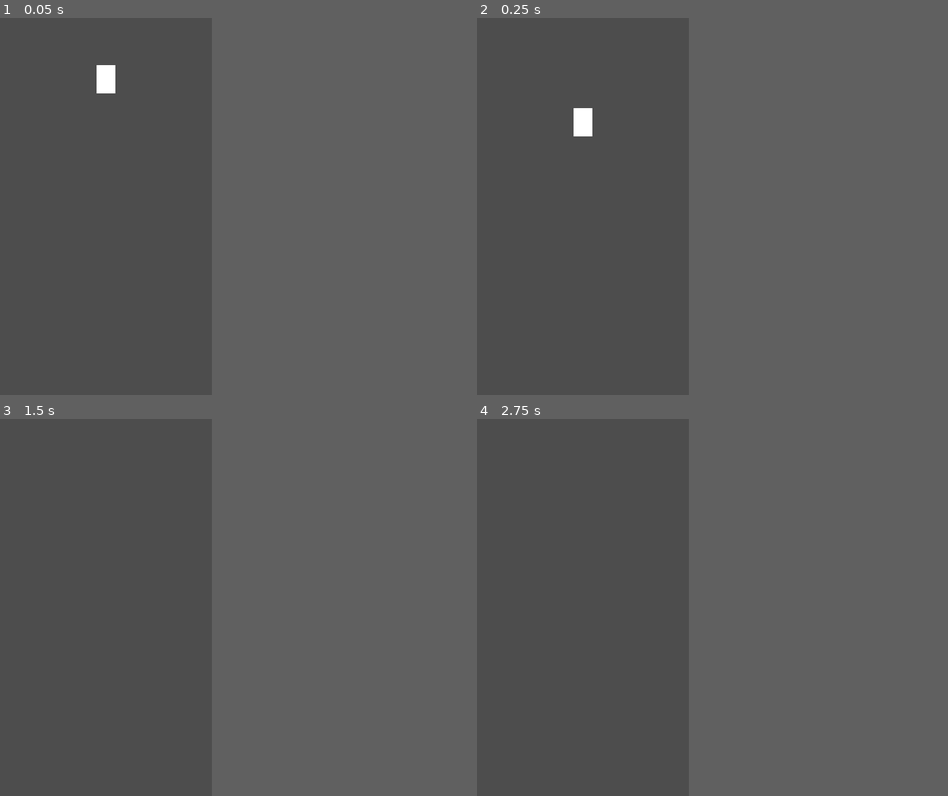
Above: before the commit, frames 1-4 (two rows, left to right).
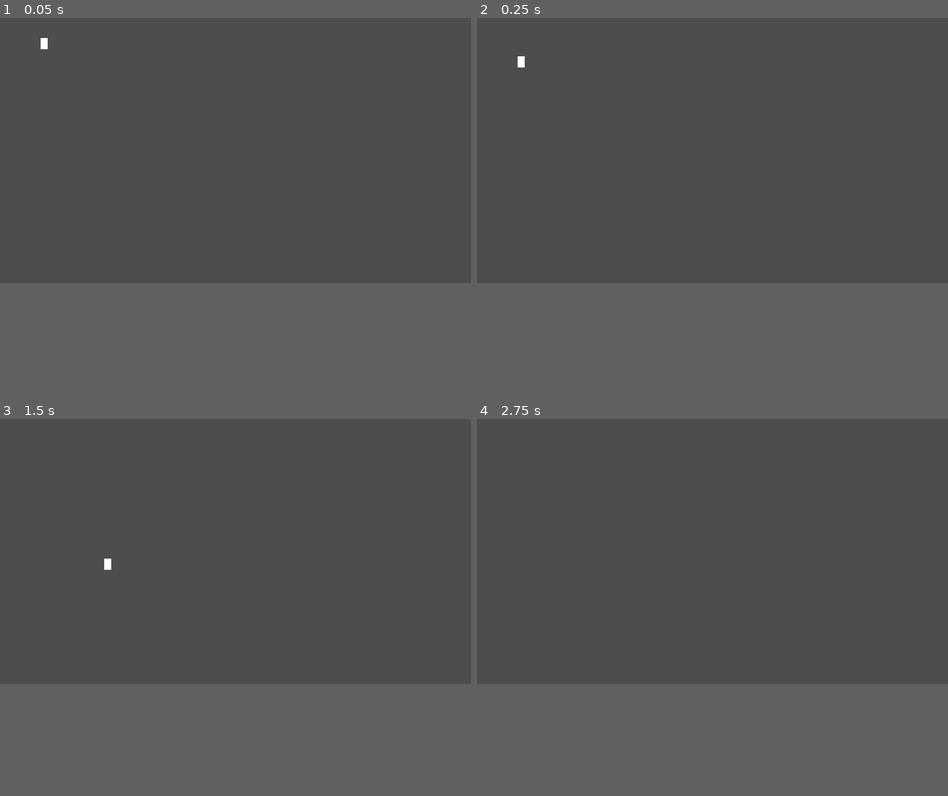
Above: after the commit, the same moments.

Repository: SirEdwards88/sir-edwards-2-the-great-escape
Game: Godot game, scene res://scenes/Main.tscn
Two runs of this game, one before a commit and one after it. Both use one fixed random seed, a clock stepped at 60 frames per second and the inputs below.
Inputs:
- Up to frame 1 (0.05 s): no input
- Up to frame 2 (0.25 s): no input
- Up to frame 3 (1.5 s): tap Enter (ui_accept) at 0.5, 0.77 s; hold Right (ui_right) from 0.53 s (still down)
- Up to frame 4 (2.75 s): tap Enter (ui_accept) at 1.52 s; release Right (ui_right) at 2.03 s; hold Left (ui_left) from 2.03 s (still down)
In our replay, the window is 360x640 before the commit and 800x450 after it. These sizes can differ from the game's own. Grey fills any space a smaller window leaves; there, only what the larger window draws over its background counts as a difference.

The runs differ from the first frame. In frame 1, 0.3% of the frame differs, in the area x 8-25%, y 5-20%; in frame 2, 0.3%; in frame 3, less than 0.1%; in frame 4, only the window size differs.

Commit message:
Resolución de referencia 1920x1080 con aspecto keep
Pasa el viewport de 360x640 a 1920x1080 y el aspecto de expand a keep,
como pide CLAUDE.md. El modo de estiramiento canvas_items se mantiene.

Co-Authored-By: Claude Sonnet 5.5 <noreply@anthropic.com>
Claude-Session: https://claude.ai/code/session_01CAmZ1RTfgKrWaHFAHL2Hhi

Diff:
--- a/project.godot
+++ b/project.godot
@@ -17,10 +17,10 @@
 
 [display]
 
-window/size/viewport_width=360
-window/size/viewport_height=640
+window/size/viewport_width=1920
+window/size/viewport_height=1080
 window/stretch/mode="canvas_items"
-window/stretch/aspect="expand"
+window/stretch/aspect="keep"
 window/handheld/orientation=1
 
 [physics]
